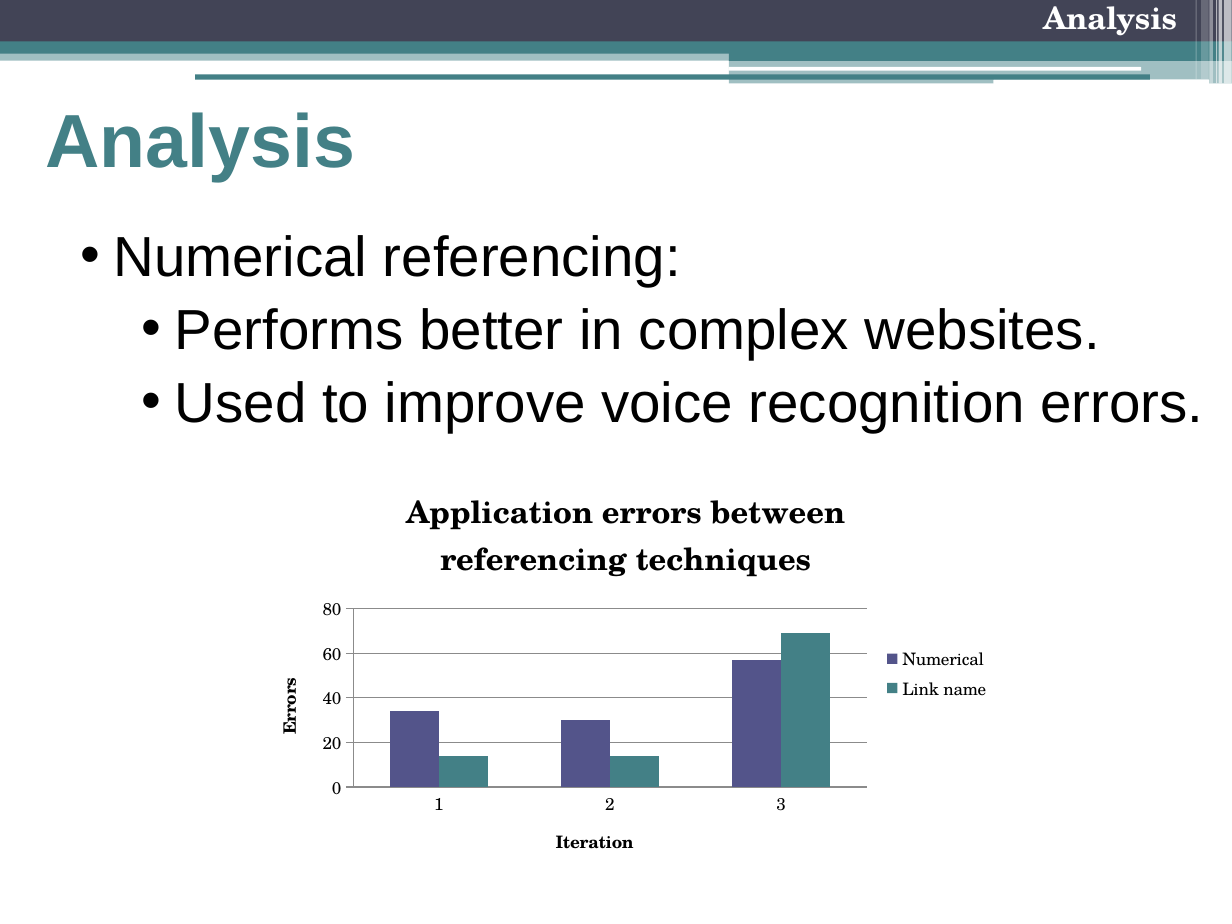
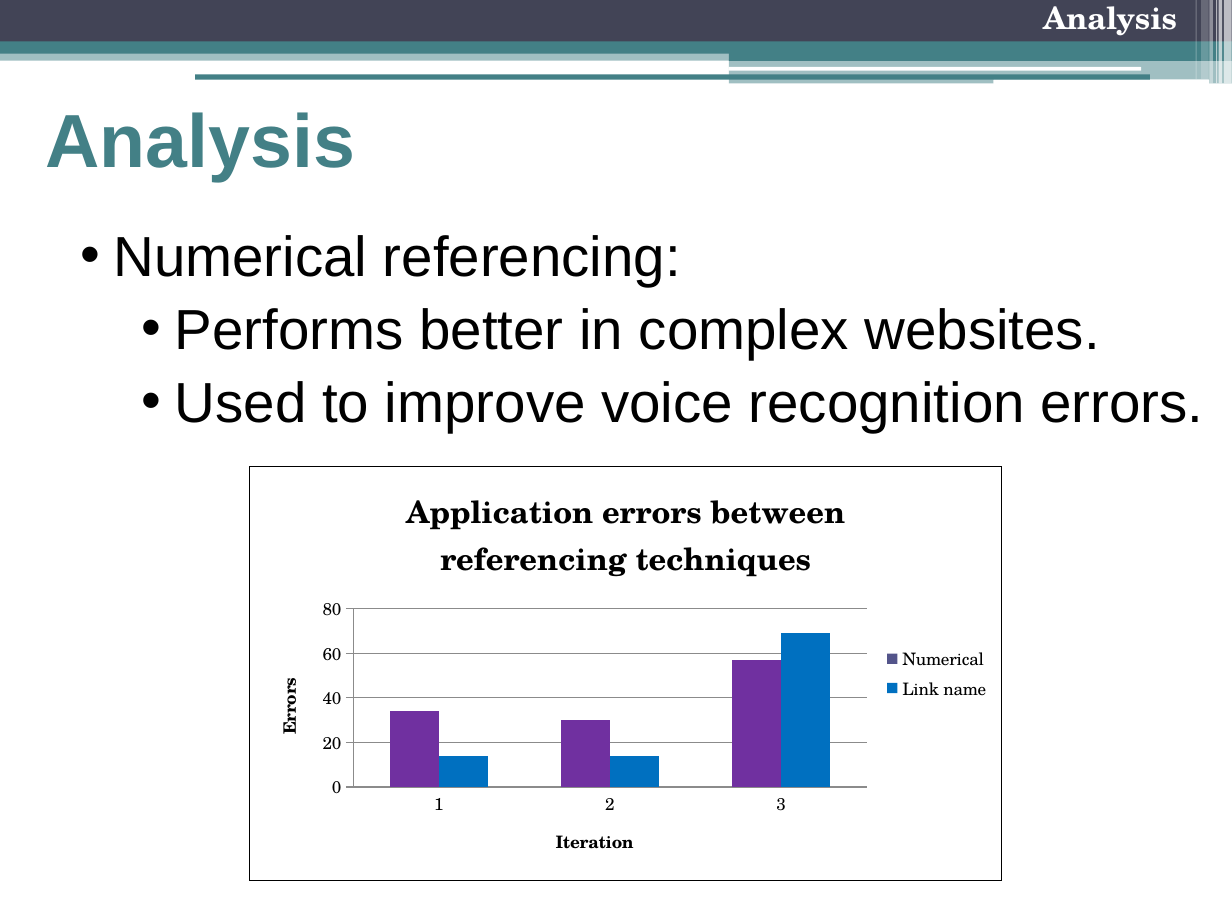
Before and after one commit to freecole/Lab-project, a slide deck: slide 31 of Presentation/3 Nov/Final Presentation.pptx. Drawn at 1232x924 pixels with LibreOffice and Linux fonts; fonts in the diff are those of the drawing. Boxes give left, top, right and bottom in pixels: in the first picture for what was removed or moved away, otherwise in the second. Text is boxed around its words. In the diff, an @@ line names an element or a change of style, - is before the commit and + after.

Commit message:
changed the graph colours

```diff
--- a/Presentation/3 Nov/Final Presentation.pptx
+++ b/Presentation/3 Nov/Final Presentation.pptx
@@ column chart at box(250, 466, 1003, 881) @@
@@ colours of single points changed @@
@@ colour of Link name #438086 to #0070C0 @@
@@ border changed @@
```
Also in this commit, not shown: 9 other slides changed.
